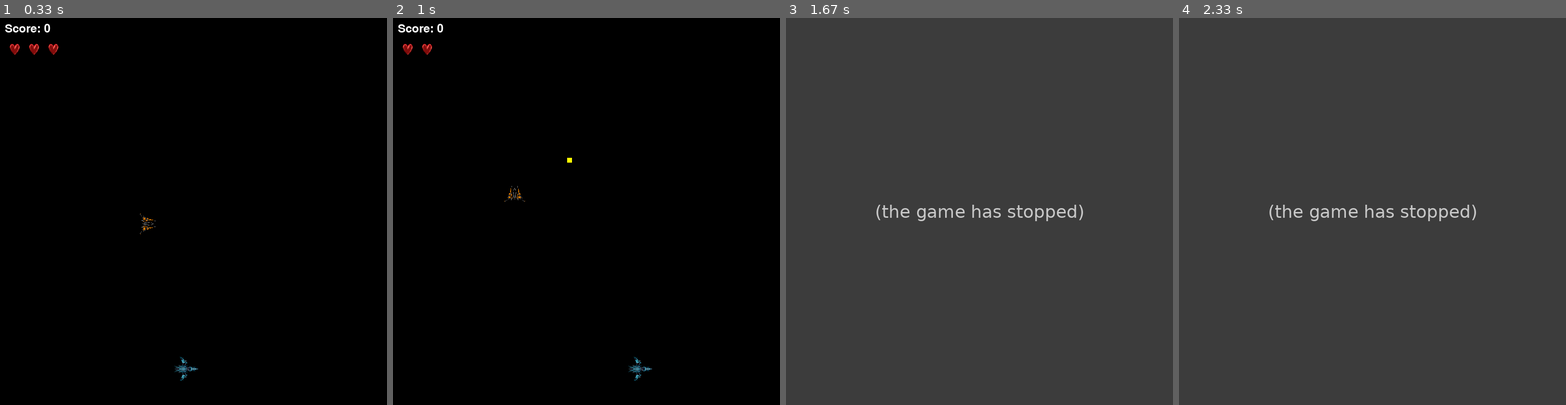
Above: before the commit, frames 1-4 (left to right).
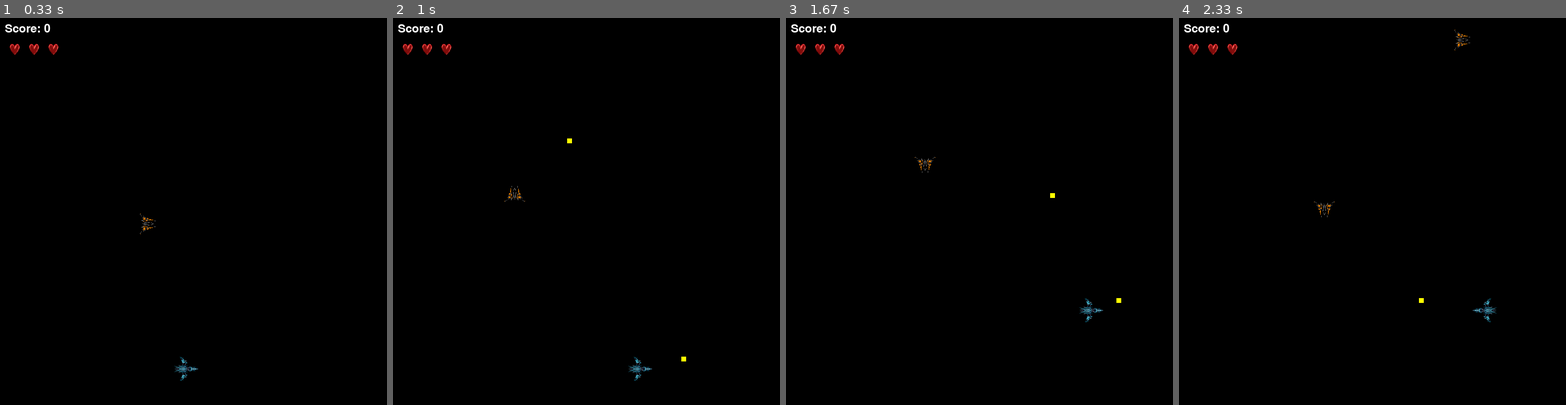
Above: after the commit, the same moments.

Repository: Equipe-Rocket-ES2024/PSA
Game: pygame game, started from main.py
Same seed, same stepped clock (60 frames per second), same inputs: the game is played once before the commit and once after it.
Inputs:
- Up to frame 1 (0.33 s): no input
- Up to frame 2 (1 s): tap Space at 0.33, 0.73 s; hold Right from 0.67 s (still down)
- Up to frame 3 (1.67 s): tap Space at 1.03, 1.23, 1.57 s; release Right at 1.13 s; hold Up 1.17-1.47 s; hold Right from 1.5 s (still down)
- Up to frame 4 (2.33 s): tap Space at 1.87, 2.07 s; release Right at 1.97 s; hold Left from 2 s (still down)

Frame 1 is identical in both runs. In frame 2, 0.1% of the frame differs, in the area x 12-76%, y 6-89%; in frame 3, 100%, in the area x 0-100%, y 0-100%; in frame 4, 100%.
Before the commit the program exited at 1.58 s; later frames show no game.

Commit message:
desacoplando verificações da colisão

Diff:
--- a/src/entities/spaceship/spaceship.py
+++ b/src/entities/spaceship/spaceship.py
@@ -22,13 +22,6 @@
         self.position = self.pygame_engine.default_position(18, 35)
         self.size = [50, 50]
         self.spaceship_scalar_speed = 20
-        # self.sprites = [
-        #     self.pygame_engine.load_sprite_image(self.game_config_constants.PLAYER_SPACESHIP_SPRITE_RIGHT),
-        #     self.pygame_engine.load_sprite_image(self.game_config_constants.PLAYER_SPACESHIP_SPRITE_LEFT),
-        #     self.pygame_engine.load_sprite_image(self.game_config_constants.PLAYER_SPACESHIP_SPRITE_DOWN),
-        #     self.pygame_engine.load_sprite_image(self.game_config_constants.PLAYER_SPACESHIP_SPRITE_UP),
-        #     self.pygame_engine.load_sprite_image(self.game_config_constants.EXPLOSION),
-        # ]
         self.sprites = [
             self.pygame_engine.load_sprite_image(value)
             for key, value in vars(SpaceshipConstants).items()
@@ -42,6 +35,8 @@
 
 
     def move_object(self, event: pygame.event.EventType) -> None:
+        stop_speed = 0
+
         if event.type == pygame.KEYDOWN:
             if event.key == pygame.K_RIGHT:
                 self.direction_movimentation = DirectionMovimentationEnum.RIGHT_SIDE.value
@@ -57,9 +52,9 @@
                 self._speed.y = -self.spaceship_scalar_speed
         elif event.type == pygame.KEYUP:
             if event.key in [pygame.K_RIGHT, pygame.K_LEFT]:
-                self._speed.x = 0
+                self._speed.x = stop_speed
             elif event.key in [pygame.K_DOWN, pygame.K_UP]:
-                self._speed.y = 0
+                self._speed.y = stop_speed
 
         self.sprite_manager.update_sprite(self.direction_movimentation)
         self.sprite = self.sprite_manager.current_sprite
@@ -74,7 +69,7 @@
         position_shoot = Vector(self.position.x, self.position.y)
         speed_shoot = Vector(0, 0)
         scalar_speed = 30
-        delta = 1
+        delta = 3
 
         if self.direction_movimentation == DirectionMovimentationEnum.RIGHT_SIDE.value:
             position_shoot.x += delta
--- a/src/game/game.py
+++ b/src/game/game.py
@@ -10,6 +10,7 @@
 from src.library.constants.game_config_constants import GameConfigConstants
 from src.library.constants.spaceship_constants import SpaceshipConstants
 from src.library.constants.scenario_constants import ScenarioConstants
+import itertools
 
 class Game:
 
@@ -101,40 +102,83 @@
         for object in self.objects:
             object.draw_object(self.screen)
 
-        score_text = self.font.render(f"{self.game_config_constants.SCORE_LABEL}: {self.score}", True, (255, 255, 255))
+        score_text = self.font.render(
+            f"{self.game_config_constants.SCORE_LABEL}: {self.score}",
+            True,
+            (255, 255, 255)
+        )
         self.screen.blit(score_text, (10, 10))
 
+        self.draw_hearts()
+
+        self.pygame_engine.display_flip()
+
+
+    def draw_hearts(self) -> None:
+        heart_spacing = 40
+        position_x = 10
+        position_y = 50
         for i in range(self.lives):
-            self.screen.blit(self.heart_sprite, (10 + i * 40, 50))
-
-        self.pygame_engine.display_flip()
+            x_position = position_x + i * heart_spacing
+            self.screen.blit(
+                self.heart_sprite,
+                (x_position, position_y)
+            )
 
 
     def handle_collision(self):
-        objects_remove = [];
-        for i in range(len(self.objects)):
-            for j in range(i + 1, len(self.objects)):
-                if self.objects and len(self.objects) > 0:
-                    obj1 = self.objects[i]
-                    obj2 = self.objects[j]
-                if Hitbox.check_collision(obj1.hitbox, obj2.hitbox):
-                    if (isinstance(obj1, Enemy) and isinstance(obj2, Bullet)) or (isinstance(obj1, Bullet) and isinstance(obj2, Enemy)):
-                        objects_remove.append(obj1)
-                        objects_remove.append(obj2)
-                        self.score += 1
-                    if (isinstance(obj1, Spaceship) and isinstance(obj2, Bullet)) or (isinstance(obj1, Bullet) and isinstance(obj2, Spaceship)):
-                        if isinstance(obj1, Spaceship):
-                            obj1.explosion(SpaceshipConstants.SPACESHIP_EXPLOSION)
-                        elif isinstance(obj2, Spaceship):
-                            obj2.explosion(SpaceshipConstants.SPACESHIP_EXPLOSION)
-                        self.lives -= 1
-                        objects_remove.append(obj2)
-                        if self.lives <= 0:
-                            self.running = False
-
-
-        self.objects = list(
-            filter(lambda x: x not in objects_remove, self.objects))
+        objects_remove = set()
+
+        for obj1, obj2 in itertools.combinations(self.objects, 2):
+            if Hitbox.check_collision(obj1.hitbox, obj2.hitbox):
+                self.handle_enemy_bullet_collision(obj1, obj2, objects_remove)
+                self.handle_spaceship_bullet_collision(obj1, obj2, objects_remove)
+                self.handle_enemy_spaceship_collision(obj1, obj2, objects_remove)
+
+        self.remove_objects(objects_remove)
+
+
+    def handle_enemy_bullet_collision(self, obj1, obj2, objects_remove):
+        if isinstance(obj1, Enemy) and isinstance(obj2, Bullet):
+            objects_remove.update([obj1, obj2])
+            self.score += 1
+        elif isinstance(obj1, Bullet) and isinstance(obj2, Enemy):
+            objects_remove.update([obj1, obj2])
+            self.score += 1
+
+
+    def handle_spaceship_bullet_collision(self, obj1, obj2, objects_remove):
+        if isinstance(obj1, Spaceship) and isinstance(obj2, Bullet):
+            obj1.explosion(SpaceshipConstants.SPACESHIP_EXPLOSION)
+            self.lives -= 1
+            objects_remove.add(obj2)
+            if self.lives <= 0:
+                self.running = False
+        elif isinstance(obj1, Bullet) and isinstance(obj2, Spaceship):
+            obj2.explosion(SpaceshipConstants.SPACESHIP_EXPLOSION)
+            self.lives -= 1
+            objects_remove.add(obj1)
+            if self.lives <= 0:
+                self.running = False
+
+
+    def handle_enemy_spaceship_collision(self, obj1, obj2, objects_remove):
+        if isinstance(obj1, Spaceship) and isinstance(obj2, Enemy):
+            obj1.explosion(SpaceshipConstants.SPACESHIP_EXPLOSION)
+            self.lives -= 1
+            objects_remove.add(obj2)
+            if self.lives <= 0:
+                self.running = False
+        elif isinstance(obj1, Enemy) and isinstance(obj2, Spaceship):
+            obj2.explosion(SpaceshipConstants.SPACESHIP_EXPLOSION)
+            self.lives -= 1
+            objects_remove.add(obj1)
+            if self.lives <= 0:
+                self.running = False
+
+
+    def remove_objects(self, objects_remove):
+        self.objects = [obj for obj in self.objects if obj not in objects_remove]
 
 
     def remove_out_of_bounds_bullets(self):
--- a/src/library/sprite_manager/sprite_manager.py
+++ b/src/library/sprite_manager/sprite_manager.py
@@ -1,13 +1,12 @@
-import pygame
-from pygame.surface import Surface
+from typing import List
+from pygame import Surface
+from src.library.enums.direction_movimentation_enum import DirectionMovimentationEnum
 from src.library.pygame.pygame import PygameEngine
 from src.library.vector.vector import Vector
-from src.library.hitbox.hitbox import Hitbox
-from src.library.constants.game_config_constants import GameConfigConstants
 
 
 class SpriteManager:
-    def __init__(self, sprites_list, size):
+    def __init__(self, sprites_list: List[Surface], size: Vector) -> Surface:
         self.pygame_engine = PygameEngine()
         self.size = size
         self.sprites = sprites_list
@@ -15,5 +14,5 @@
         self.current_sprite = self.pygame_engine.scale_sprite(
             self.current_sprite, self.size[0], self.size[1])
 
-    def update_sprite(self, direction_index):
+    def update_sprite(self, direction_index: DirectionMovimentationEnum) -> None:
         self.current_sprite = self.sprites[direction_index]
